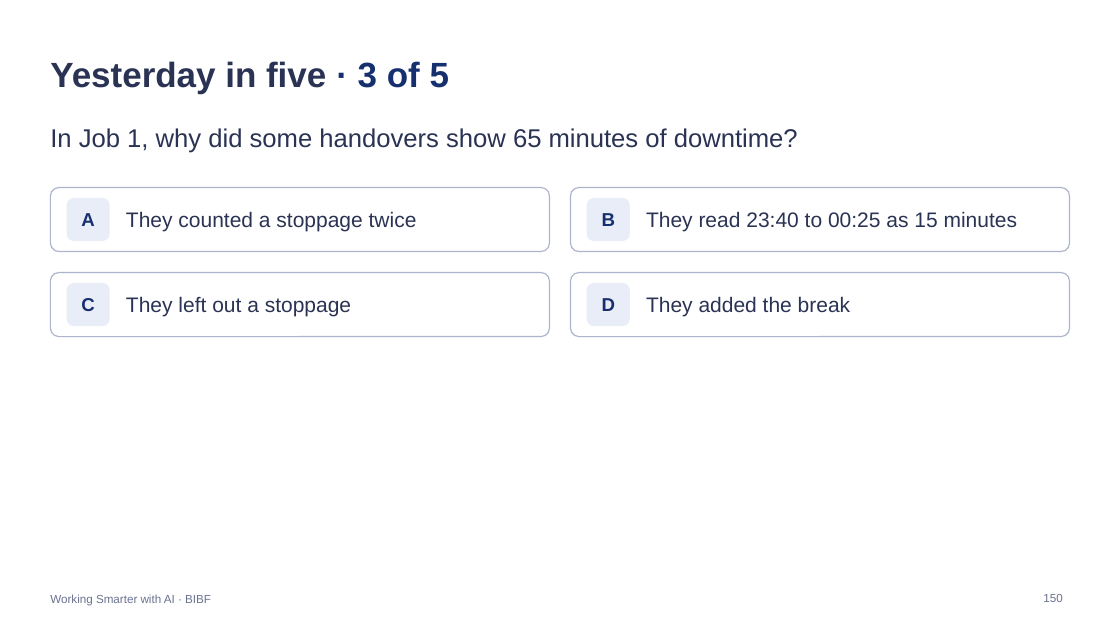
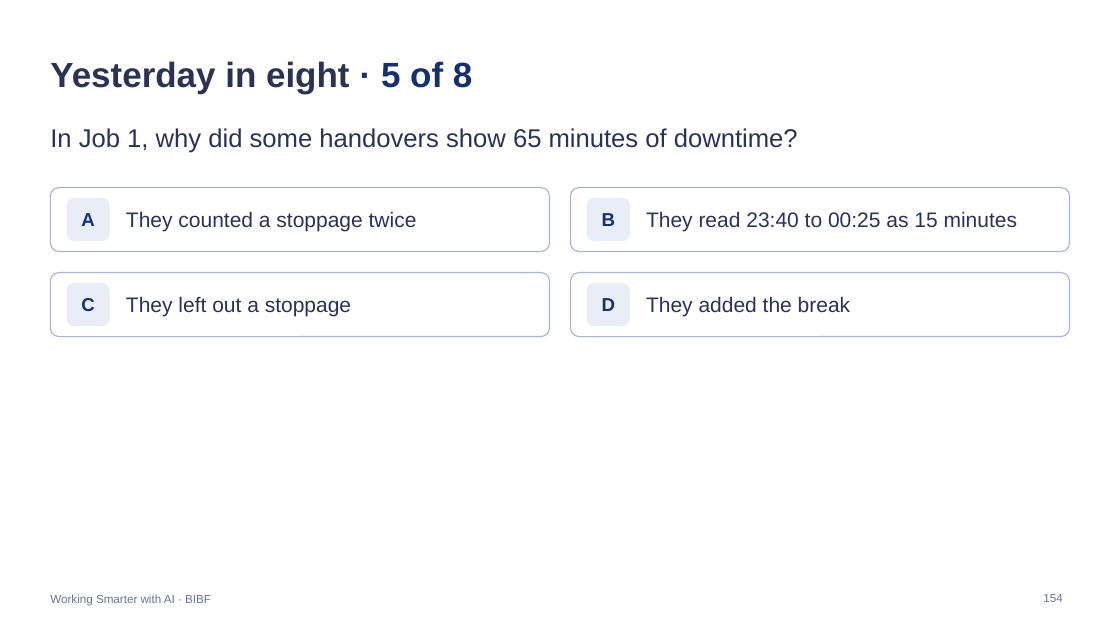
Before and after one commit to Iced377/bibf-arla, a slide deck: slide 154 of outputs/BIBF-Arla-Facilitator.pptx (slide 150 before the commit). Drawn at 1120x630 pixels with LibreOffice and Linux fonts; fonts in the diff are those of the drawing. Boxes give left, top, right and bottom in pixels: in the first picture for what was removed or moved away, otherwise in the second. Text is boxed around its words. In the diff, an @@ line names an element or a change of style, - is before the commit and + after.

```diff
--- a/outputs/BIBF-Arla-Facilitator.pptx
+++ b/outputs/BIBF-Arla-Facilitator.pptx
@@ title at [50, 61, 472, 93]: text changed @@
-Yesterday in five · 3 of 5
+Yesterday in eight · 5 of 8
@@ page number at [1043, 594, 1062, 602]: text changed @@
-150
+154
```
Also in this commit, not shown: 13 other slides changed, 8 slides added, 2 slides removed, 8 other files.
